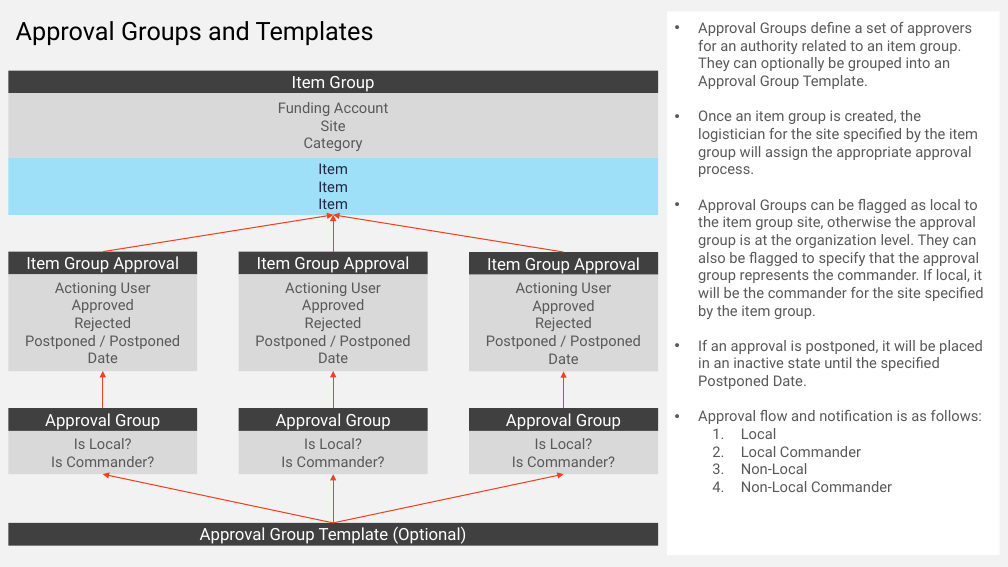
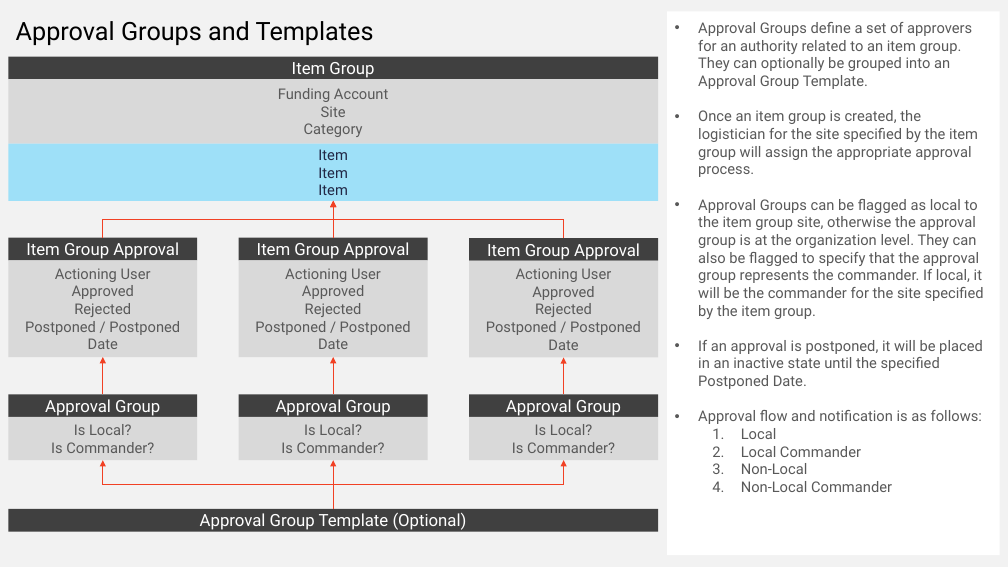
Before and after one commit to ssdooley/logistics-db-planning, a slide deck: slide 2 of documents/logistics-workflow.pptx. Drawn at 1008x567 pixels with LibreOffice and Linux fonts; fonts in the diff are those of the drawing. Boxes give left, top, right and bottom in pixels: in the first picture for what was removed or moved away, otherwise in the second. Text is boxed around its words. In the diff, an @@ line names an element or a change of style, - is before the commit and + after.

```diff
--- a/documents/logistics-workflow.pptx
+++ b/documents/logistics-workflow.pptx
@@ 16 rectangles, 5 arrows, 4 elbow arrows: place and size @@
-16 rectangles, 5 arrows, 4 elbow arrows at (8,70,658,546)
+16 rectangles, 5 arrows, 4 elbow arrows at (8,57,658,532)
@@ arrow (103, 237) - (333, 201): arrow to elbow arrow @@
@@ arrow (563, 238) - (333, 201): arrow to elbow arrow @@
@@ arrow (333, 509) - (103, 461): arrow to elbow arrow @@
@@ arrow (333, 509) - (563, 461): arrow to elbow arrow @@
```
Also in this commit, not shown: 5 other slides changed, 2 slides added.
